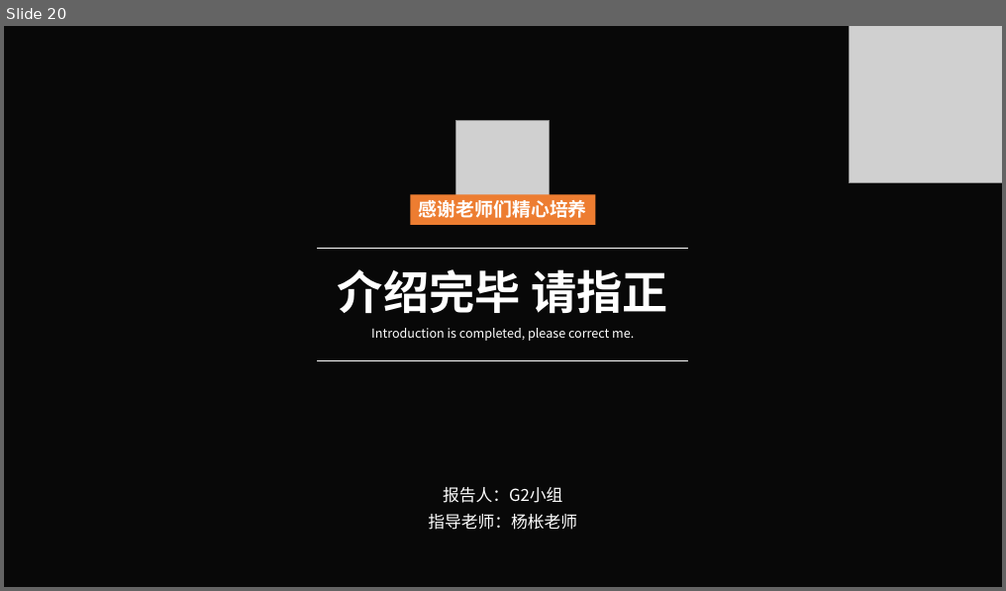
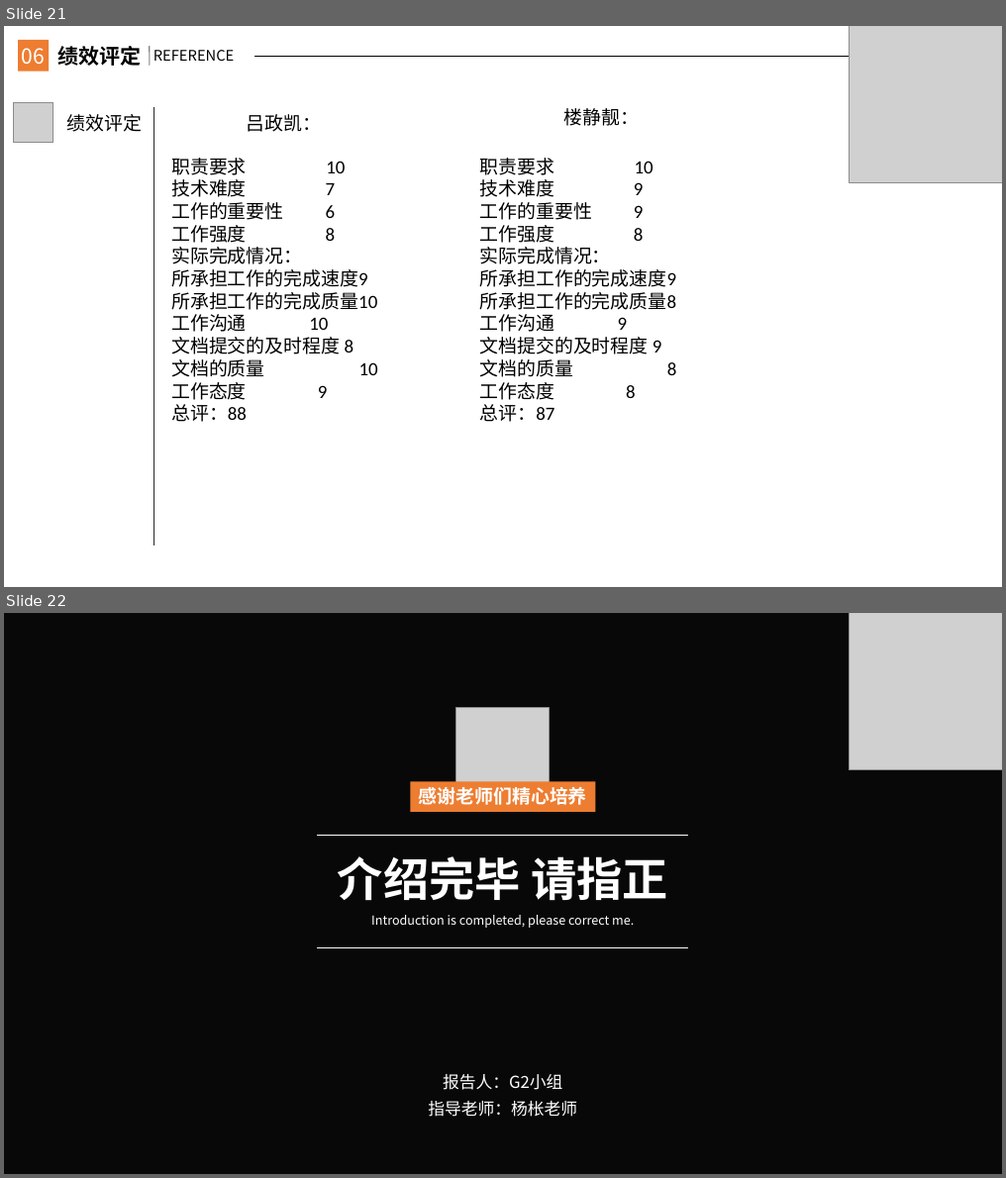
Before and after one commit to JanHonan/store, a slide deck: G2/软件工程系列课程教学辅助网站/非受控文档/楼静靓/PRD2017-G2-UML工具Rose课堂PPT.pptx. Shown one above the other, each under a label of ours: slide 20 before the commit, slides 21 and 22 after it. The pictures are 1006x591 and 1006x1178 pixels, drawn with LibreOffice and Linux fonts; fonts in the diff are those of the drawing; grey boxes stand for pictures; background and template pictures are left out; a plain dark background stands for a picture behind light text. Boxes give left, top, right and bottom in pixels: in the first picture for what was removed or moved away, otherwise in the second. Text is boxed around its words. In the diff, an @@ line names an element or a change of style, - is before the commit and + after.

Commit message:
楼静靓 2017-11-07 修改了UML工具Rose的ppt

```diff
--- a/G2/软件工程系列课程教学辅助网站/非受控文档/楼静靓/PRD2017-G2-UML工具Rose课堂PPT.pptx
+++ b/G2/软件工程系列课程教学辅助网站/非受控文档/楼静靓/PRD2017-G2-UML工具Rose课堂PPT.pptx
@@ slide 21 added at box(4, 26, 1002, 587), background #FFFFFF @@
@@ rectangle added at box(18, 40, 49, 71), fill #ED7D31 @@
@@ text added at box(22, 48, 45, 65), 20 pt, text #FFFFFF @@
+06
@@ text added at box(58, 46, 142, 66), 20 pt, text #000000, bold @@
+绩效评定
@@ line added from (150, 46) to (150, 65), #000000 1 pt @@
@@ text added at box(153, 50, 235, 61), 14 pt, text #000000 @@
+REFERENCE
@@ picture added at box(848, 26, 1002, 182) @@
@@ line added from (254, 56) to (988, 56), #000000 0.5 pt @@
@@ picture added at box(13, 102, 54, 143) @@
@@ text added at box(67, 114, 143, 132), 18 pt, text #000000 @@
+绩效评定
@@ line added from (154, 107) to (154, 405), #262626 1.25 pt @@
@@ text added at box(247, 114, 322, 132), 18 pt, text #000000 @@
+吕政凯：
@@ text added at box(564, 108, 640, 126), 18 pt, text #000000 @@
+楼静靓：
@@ text added at box(171, 158, 378, 422), 18 pt, text #000000 @@
+职责要求 10
+技术难度 7
+工作的重要性 6
+工作强度 8
+实际完成情况：
+所承担工作的完成速度9
+所承担工作的完成质量10
+工作沟通 10
+文档提交的及时程度 8
+文档的质量 10
+工作态度 9
+总评：88
@@ text added at box(480, 158, 677, 422), 18 pt, text #000000 @@
+职责要求 10
+技术难度 9
+工作的重要性 9
+工作强度 8
+实际完成情况：
+所承担工作的完成速度9
+所承担工作的完成质量8
+工作沟通 9
+文档提交的及时程度 9
+文档的质量 8
+工作态度 8
+总评：87
@@ line added from (154, 249) to (154, 546), #262626 1.25 pt @@
@@ what was slide 20 is now slide 22 @@
```
Also in this commit, not shown: 1 other slide added.
